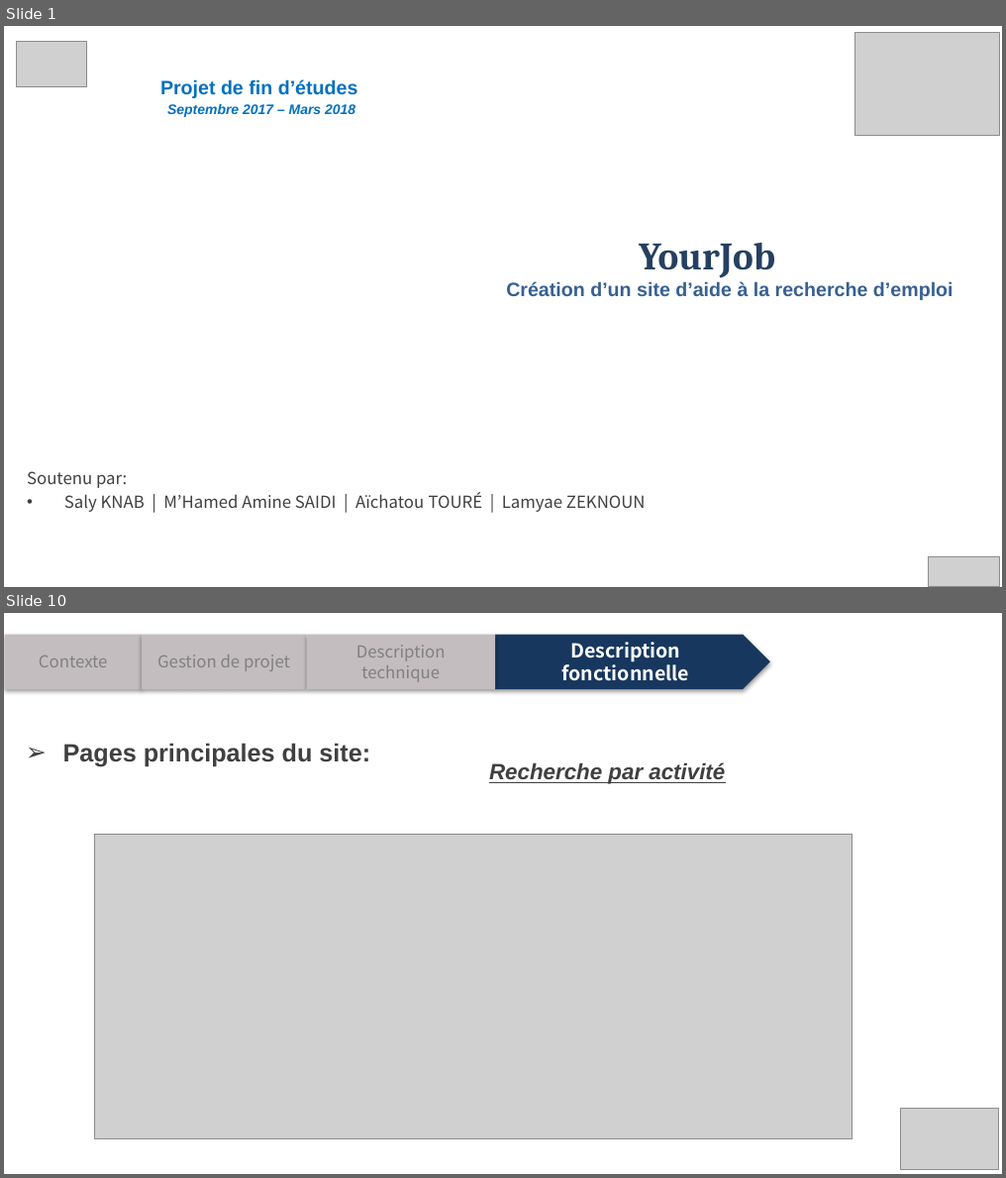
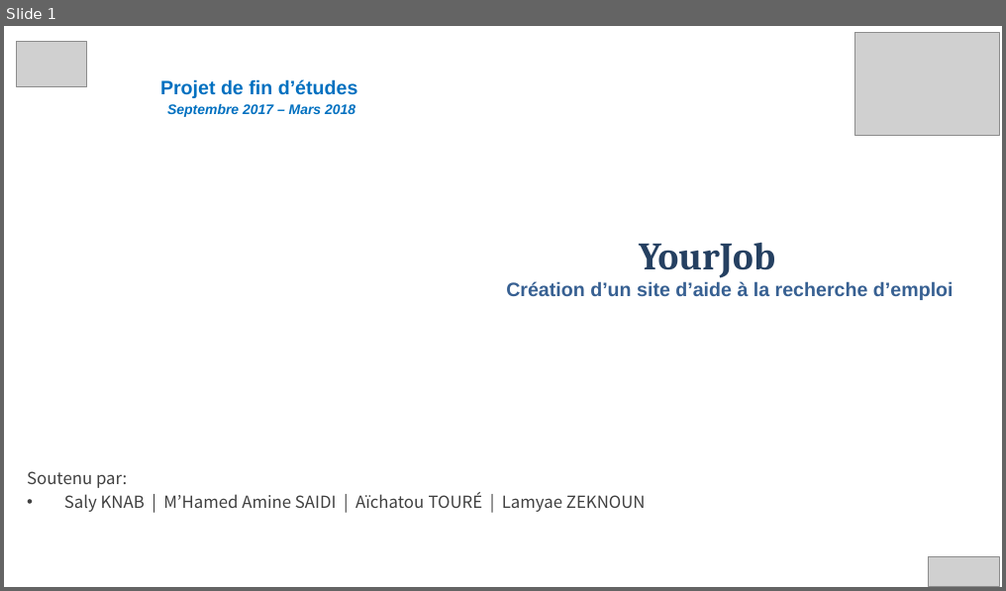
Before and after one commit to zeknoun/yourjob1, a slide deck: Presentation_projet.pptx. Shown one above the other, each under a label of ours: slides 1 and 10 before the commit, slide 1 after it; the slides between them are not shown. The pictures are 1006x1178 and 1006x591 pixels, drawn with LibreOffice and Linux fonts; fonts in the diff are those of the drawing; grey boxes stand for pictures; background and template pictures are left out. Boxes give left, top, right and bottom in pixels: in the first picture for what was removed or moved away, otherwise in the second. Text is boxed around its words. In the diff, an @@ line names an element or a change of style, - is before the commit and + after.

```diff
--- a/Presentation_projet.pptx
+++ b/Presentation_projet.pptx
@@ slide 10 removed at bbox=[4, 613, 1002, 1174], background picture (left out) @@
@@ pentagon arrow removed at bbox=[5, 634, 142, 689] @@
-Contexte
@@ pentagon arrow removed at bbox=[142, 634, 306, 689] @@
-Gestion de projet
@@ pentagon arrow removed at bbox=[306, 634, 495, 689] @@
-Description technique
@@ pentagon arrow removed at bbox=[495, 634, 770, 689] @@
-Description fonctionnelle
@@ title removed at bbox=[63, 743, 370, 767] @@
-➢ Pages principales du site:
@@ text removed at bbox=[489, 762, 725, 784] @@
-Recherche par activité
@@ picture removed at bbox=[95, 835, 853, 1139] @@
@@ picture removed at bbox=[900, 1108, 998, 1168] @@
```
Also in this commit, not shown: 9 slides changed, 5 slides added, 5 other slides removed.
